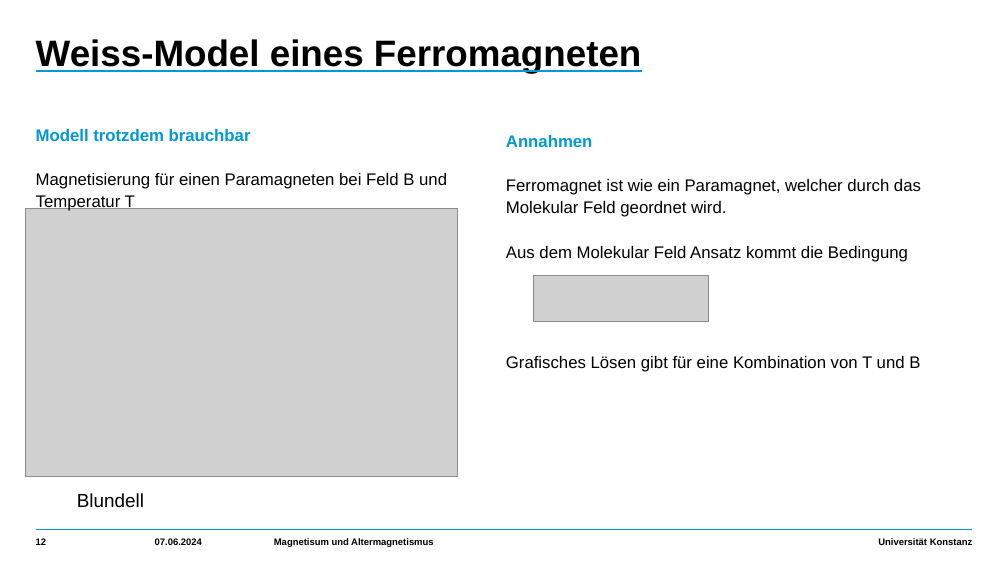
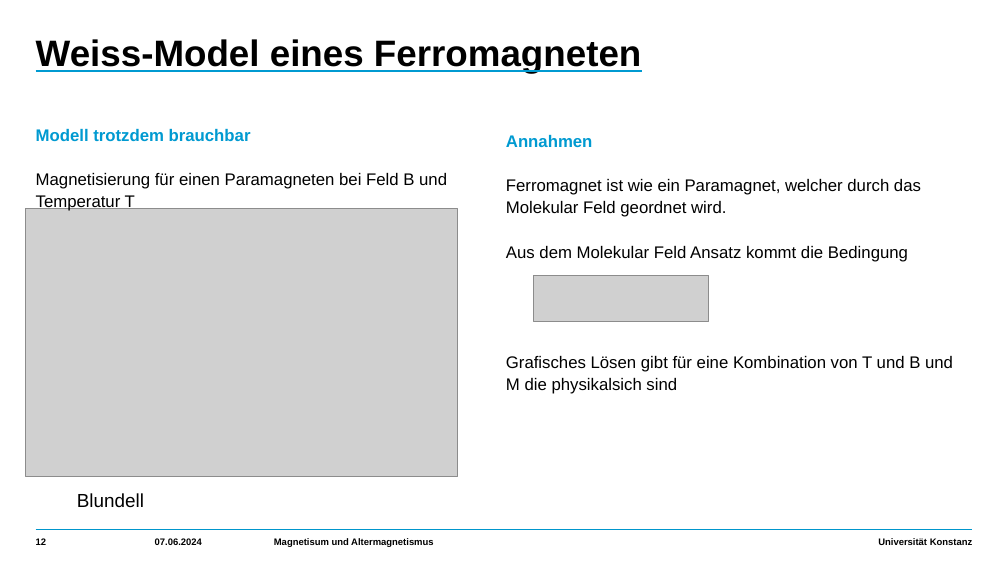
Before and after one commit to HolykingJulex/EstimateSeminar, a slide deck: slide 12 of Vortrag.pptx. Drawn at 1008x567 pixels with LibreOffice and Linux fonts; fonts in the diff are those of the drawing; grey boxes stand for pictures. Boxes give left, top, right and bottom in pixels: in the first picture for what was removed or moved away, otherwise in the second. Text is boxed around its words. In the diff, an @@ line names an element or a change of style, - is before the commit and + after.

```diff
--- a/Vortrag.pptx
+++ b/Vortrag.pptx
@@ text at (x1=506, y1=356, x2=953, y2=394): text changed @@
-  Grafisches Lösen gibt für eine Kombination von T und B
+  Grafisches Lösen gibt für eine Kombination von T und B und M die physikalsich sind
```
Also in this commit, not shown: 7 other slides changed, 1 slide added, 2 other files.
